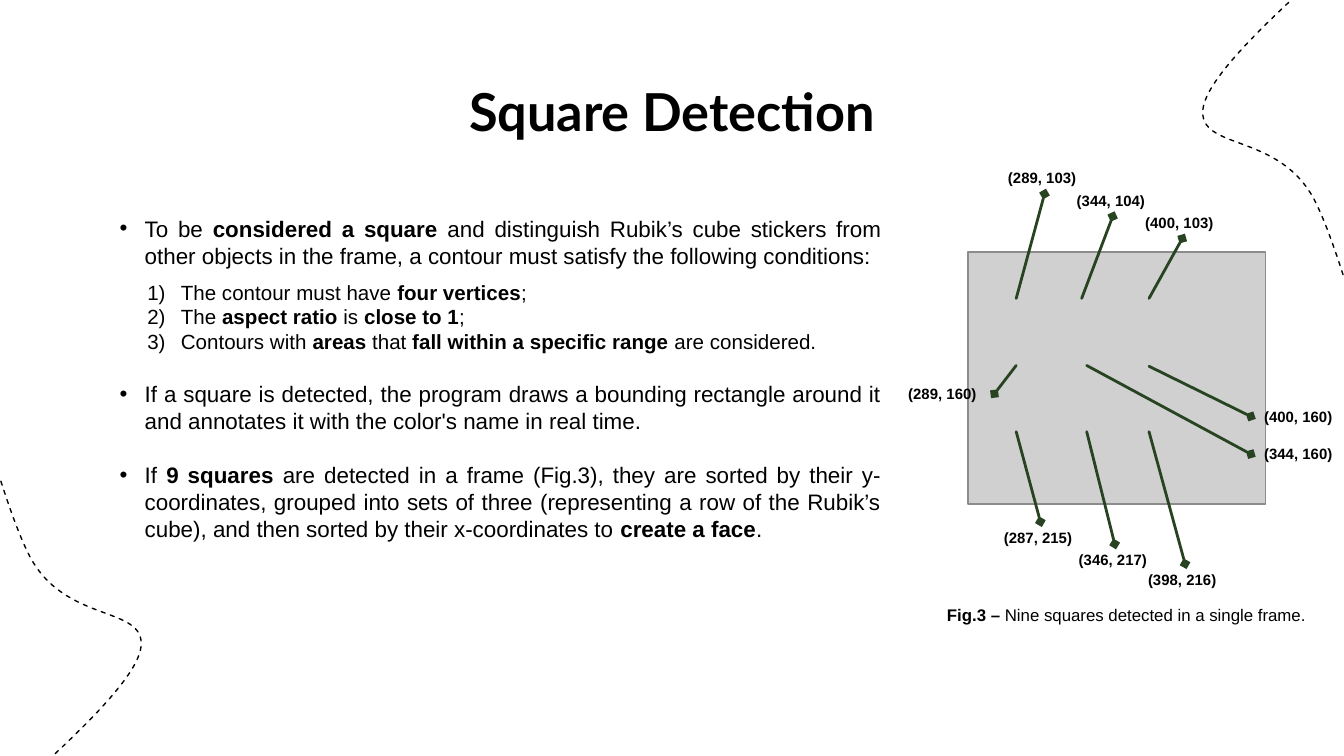
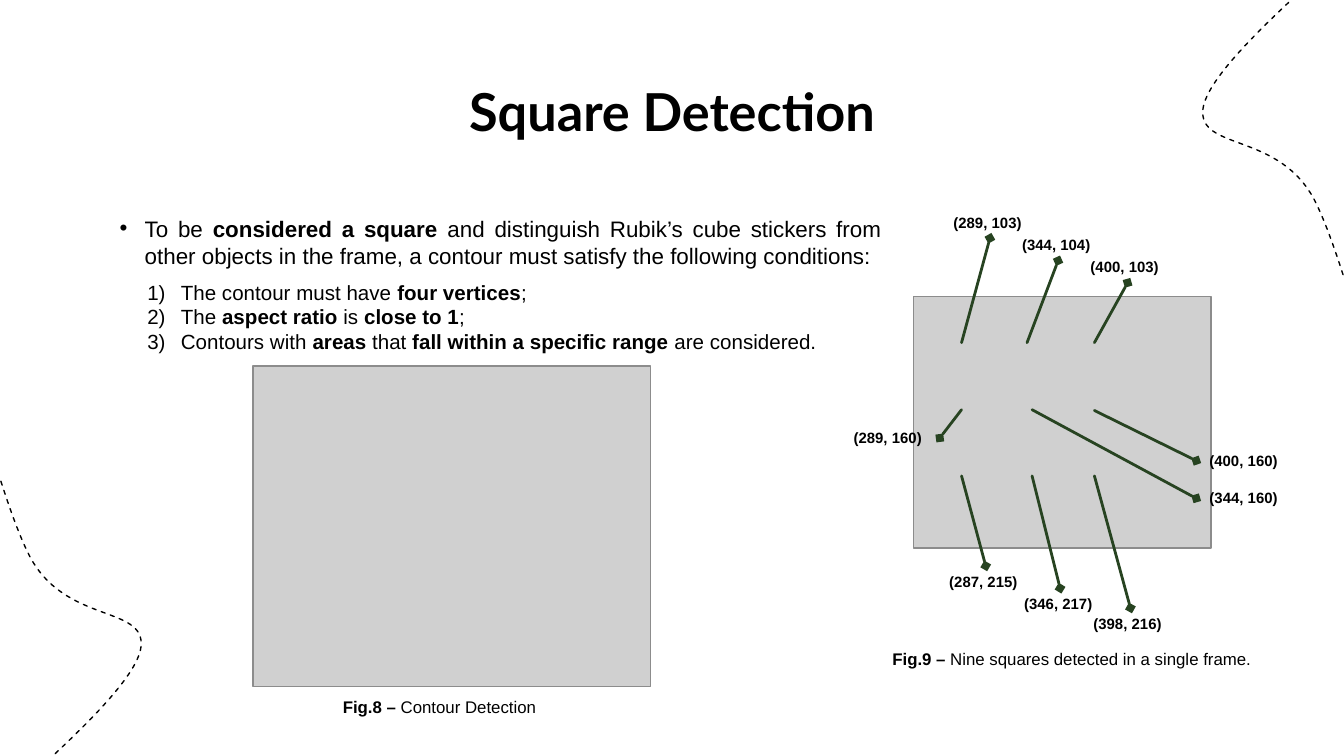
Before and after one commit to DanielaTomas/FCUP-VC, a slide deck: slide 7 of docs/Rubiks Cube Solver.pptx (slide 5 before the commit). Drawn at 1344x756 pixels with LibreOffice and Linux fonts; fonts in the diff are those of the drawing; grey boxes stand for pictures. Boxes give left, top, right and bottom in pixels: in the first picture for what was removed or moved away, otherwise in the second. Text is boxed around its words. In the diff, an @@ line names an element or a change of style, - is before the commit and + after.

```diff
--- a/docs/Rubiks Cube Solver.pptx
+++ b/docs/Rubiks Cube Solver.pptx
@@ 9 texts, 9 arrows, 1 picture: place and size @@
-9 texts, 9 arrows, 1 picture at (908,172,1332,588)
+9 texts, 9 arrows, 1 picture at (854,217,1278,632)
@@ text at (145,385,881,542): paragraphs removed @@
-• If a square is detected, the program draws a bounding rectangle around it and annotates it with the color's name in real time.
-• If 9 squares are detected in a frame (Fig.3), they are sorted by their y-coordinates, grouped into sets of three (representing a row of the Rubik’s cube), and then sorted by their x-coordinates to create a face.
@@ picture added at (253,366,650,685) @@
@@ text at (892,652,1251,669): text changed @@
-Fig.3 – Nine squares detected in a single frame.
+Fig.9 – Nine squares detected in a single frame.
@@ text added at (343,700,536,717), 9 pt, text #000000 @@
+Fig.8 – Contour Detection
```
Also in this commit, not shown: 3 other slides changed, 2 slides added, 3 other files.
